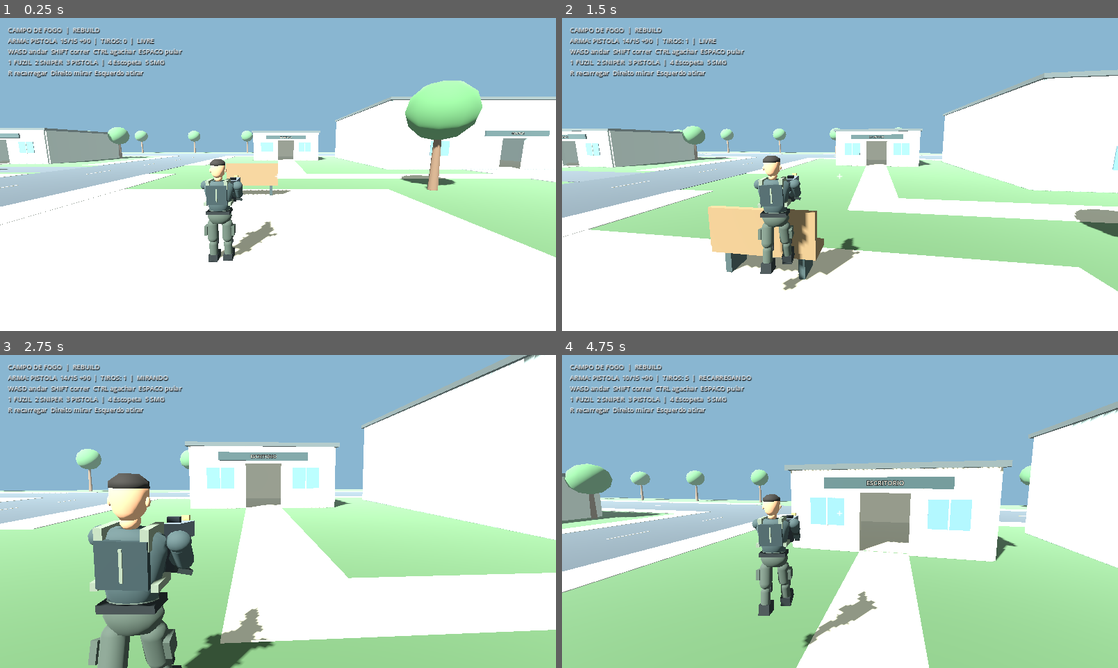
Above: before the commit, frames 1-4 (two rows, left to right).
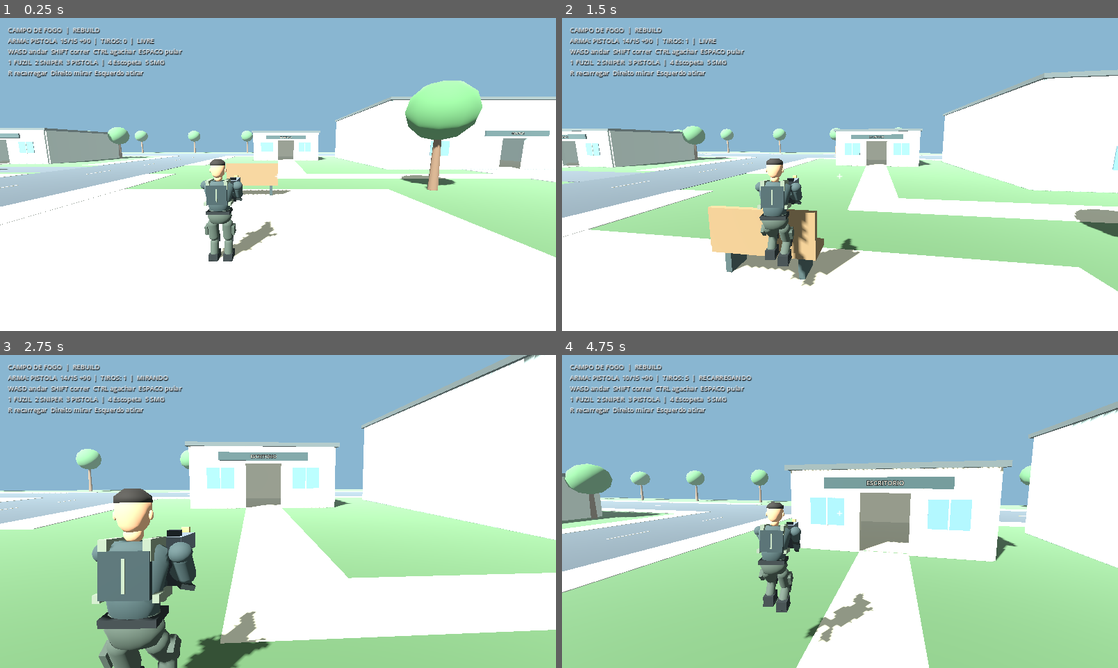
Above: after the commit, the same moments.

Repository: jaime66fla-crypto/gameteste
Game: Godot game, scene res://scenes/main.tscn
Two runs of this game, one before a commit and one after it. Both use one fixed random seed, a clock stepped at 60 frames per second and the inputs below.
Inputs (mouse positions are in pixels of both pictures, inside the frame that each line leads up to):
- Up to frame 1 (0.25 s): no input
- Up to frame 2 (1.5 s): tap Enter at 0.5 s; move the mouse to (867, 174) at 0.52 s; hold Right mouse button (aim) 0.53-1.28 s; hold W (move_forward) from 0.53 s (still down); click (867, 174) at 0.67 s; tap Space (jump) at 0.77, 1.07 s; tap Ctrl (crouch) at 0.8, 1.35 s; move the mouse to (812, 174) at 1.27 s
- Up to frame 3 (2.75 s): keep holding W (move_forward); tap Space (jump) at 1.52, 1.82 s; right-click (250, 511) at 1.55 s; move the mouse to (289, 505) at 2.02 s; hold Right mouse button (aim) from 2.03 s (still down); tap Ctrl (crouch) at 2.3 s
- Up to frame 4 (4.75 s): keep holding W (move_forward); move the mouse to (834, 517) at 2.77 s; release Right mouse button (aim) at 2.78 s; tap Ctrl (crouch) at 2.85, 3.8 s; click (834, 517) at 2.92 s; tap Space (jump) at 3.02, 3.32, 3.77, 4.07, 4.52 s; right-click (834, 517) at 3.05 s; move the mouse to (878, 514) at 3.52 s; press the mouse at (878, 514) at 3.53 s; tap R (reload) at 4.15 s; move the mouse to (795, 508) at 4.27 s; release the mouse at (795, 508) at 4.28 s; tap Shift (sprint) at 4.35 s; right-click (795, 508) at 4.55 s

The runs differ from the first frame. In frame 1, 0.2% of the frame differs, in the area x 36-46%, y 45-78%; in frame 2, 1.7%; in frame 3, 6.9%, in the area x 15-50%, y 37-100%; in frame 4, 2.1%.

Commit message:
fix(godot): ground crouching feet and articulate velocity-driven locomotion

Diff:
--- a/godot/scripts/avatar/avatar_controller.gd
+++ b/godot/scripts/avatar/avatar_controller.gd
@@ -10,6 +10,8 @@
 var right_arm: Node3D
 var head: Node3D
 var locomotion_time := 0.0
+var pose_time := 0.0
+var locomotion_direction := Vector3.FORWARD
 var smoothed_move := 0.0
 var long_weapon := false
 var right_grip := Vector3(0, -0.15, -0.08)
@@ -172,10 +174,18 @@
     hips.add_child(pivot)
     _capsule(pivot, "Thigh", 0.108, 0.48, Vector3(0, -0.22, 0), pants)
     _box(pivot, "CargoPocket", Vector3(0.055, 0.18, 0.15), Vector3(-0.12 if x < 0 else 0.12, -0.20, 0.015), pants)
-    _box(pivot, "KneePad", Vector3(0.16, 0.16, 0.055), Vector3(0, -0.45, -0.085), boots)
-    _capsule(pivot, "Shin", 0.085, 0.43, Vector3(0, -0.63, 0), pants)
-    _box(pivot, "Boot", Vector3(0.18, 0.17, 0.29), Vector3(0, -0.79, -0.055), boots)
-    _box(pivot, "BootSole", Vector3(0.19, 0.035, 0.30), Vector3(0, -0.865, -0.055), boots)
+    var knee := Node3D.new()
+    knee.name = "Knee"
+    knee.position.y = -0.43
+    pivot.add_child(knee)
+    _capsule(knee, "Shin", 0.085, 0.37, Vector3(0, -0.185, 0), pants)
+    _box(knee, "KneePad", Vector3(0.16, 0.16, 0.055), Vector3(0, 0, -0.085), boots)
+    var ankle := Node3D.new()
+    ankle.name = "Ankle"
+    ankle.position.y = -0.37
+    knee.add_child(ankle)
+    _box(ankle, "Boot", Vector3(0.18, 0.17, 0.29), Vector3(0, 0, -0.055), boots)
+    _box(ankle, "BootSole", Vector3(0.19, 0.035, 0.30), Vector3(0, -0.075, -0.055), boots)
     return pivot
 
 func _build_arm(part_name: String, x: float, cloth: Material, skin: Material) -> Node3D:
@@ -202,15 +212,52 @@
     _sphere(hand, "Thumb", 0.021, Vector3(-0.043 if x > 0 else 0.043, 0.008, -0.025), skin, Vector3(0.8, 1.35, 0.9))
     return pivot
 
-func animate(delta: float, move_amount: float, running: bool, crouched: bool, aiming: bool, airborne: bool, reloading: bool) -> void:
-    var blend := minf(1.0, delta * 10.0)
+func animate(delta: float, move_amount: float, running: bool, crouched: bool, aiming: bool, airborne: bool, reloading: bool, movement_direction: Vector2 = Vector2(0, -1), planar_velocity: Vector3 = Vector3.ZERO) -> void:
+    var blend := 1.0 - exp(-delta * 10.0)
+    pose_time += delta
     smoothed_move = lerpf(smoothed_move, clampf(move_amount, 0.0, 1.0), blend)
+    var local_speed := Vector2(planar_velocity.x, planar_velocity.z).length()
+    var fast_gait := not crouched and (running or local_speed > 4.0)
+    var desired_direction := Vector3(planar_velocity.x, 0, planar_velocity.z) if local_speed > 0.001 else Vector3(movement_direction.x, 0, movement_direction.y)
+    if desired_direction.length_squared() > 0.001:
+        locomotion_direction = locomotion_direction.lerp(desired_direction.normalized(), blend).normalized()
+    var direction := locomotion_direction
+    var step_length := (0.42 if fast_gait else (0.29 if crouched else 0.28)) * smoothed_move
+    if absf(direction.x) > 0.001:
+        step_length = minf(step_length, 0.12 / absf(direction.x))
+    var stance_fraction := 0.30 if fast_gait else 0.50
     if smoothed_move > 0.06 and not airborne:
-        locomotion_time += delta * (12.0 if running else (5.4 if crouched else 7.9))
+        if local_speed > 0.001:
+            # During stance, foot travel cancels actual body displacement.
+            locomotion_time += TAU * local_speed * stance_fraction / maxf(2.0 * step_length, 0.10) * delta
+        else:
+            locomotion_time += delta * (12.0 if running else (6.0 if crouched else 9.0))
     var stride := sin(locomotion_time) * smoothed_move
-    var amplitude := 0.51 if running else (0.24 if crouched else 0.36)
-    left_leg.rotation.x = lerpf(left_leg.rotation.x, stride * amplitude if not airborne else -0.19, blend)
-    right_leg.rotation.x = lerpf(right_leg.rotation.x, -stride * amplitude if not airborne else 0.24, blend)
+    var moving_drop := (0.12 if fast_gait else (0.045 if crouched else 0.06)) * smoothed_move
+    var bob := cos(locomotion_time * 2.0) * (0.012 if fast_gait else 0.006) * smoothed_move
+    hips.position.y = lerpf(hips.position.y, (0.70 if crouched else 0.96) - moving_drop + bob, blend)
+    hips.position.z = lerpf(hips.position.z, 0.10 if crouched else 0.0, blend)
+    hips.position.x = lerpf(hips.position.x, stride * 0.012, blend)
+    hips.rotation.y = lerpf(hips.rotation.y, stride * 0.025, blend)
+    torso.position.y = 0.18 + sin(pose_time * 2.1) * 0.003
+    torso.rotation.y = lerpf(torso.rotation.y, -stride * 0.035, blend)
+    for entry in [[left_leg, 0.0], [right_leg, PI]]:
+        var leg: Node3D = entry[0]
+        var phase := fposmod(locomotion_time / TAU + float(entry[1]) / TAU, 1.0)
+        var swing := 0.0
+        var travel_position := 0.0
+        if phase < stance_fraction:
+            travel_position = lerpf(-step_length, step_length, phase / stance_fraction)
+        else:
+            var progress := (phase - stance_fraction) / (1.0 - stance_fraction)
+            travel_position = lerpf(step_length, -step_length, smoothstep(0.0, 1.0, progress))
+            swing = sin(progress * PI) * smoothed_move
+        var foot_target := Vector3(leg.position.x, 0.095, 0)
+        foot_target -= direction * travel_position
+        foot_target.y += swing * (0.18 if fast_gait else (0.075 if crouched else 0.12))
+        if airborne:
+            foot_target = Vector3(leg.position.x, hips.position.y - 0.68, -0.10 if leg == left_leg else 0.10)
+        _solve_leg(leg, foot_target)
     if reloading:
         left_arm.quaternion = left_arm.quaternion.slerp(Quaternion.from_euler(Vector3(0.54, 0, 0.28)), blend)
         right_arm.quaternion = right_arm.quaternion.slerp(Quaternion.from_euler(Vector3(0.99, 0, -0.09)), blend)
@@ -219,16 +266,34 @@
         left_elbow.quaternion = left_elbow.quaternion.slerp(Quaternion.from_euler(Vector3(-0.18, 0, 0)), blend)
         right_elbow.quaternion = right_elbow.quaternion.slerp(Quaternion.from_euler(Vector3(-0.12, 0, 0)), blend)
     torso.rotation.z = lerpf(torso.rotation.z, 0.035 * stride, blend)
-    torso.rotation.x = lerpf(torso.rotation.x, 0.08 if running else (0.045 if aiming else 0.0), blend)
-    hips.position.y = lerpf(hips.position.y, 0.70 if crouched else 0.96, blend)
-    head.rotation.x = lerpf(head.rotation.x, -0.06 if aiming else 0.0, blend)
+    torso.rotation.x = lerpf(torso.rotation.x, -0.18 if crouched else (-0.12 if fast_gait else (-0.035 if aiming else 0.0)), blend)
+    head.rotation.x = lerpf(head.rotation.x, 0.10 if crouched else (0.04 if fast_gait else (-0.03 if aiming else 0.0)), blend)
     var hold_height := (1.54 if aiming else 1.50) if long_weapon else (1.48 if aiming else 1.44)
-    weapon_mount.position.y = lerpf(weapon_mount.position.y, hold_height - (0.26 if crouched else 0.0), blend)
+    weapon_mount.position.y = lerpf(weapon_mount.position.y, hold_height - (0.96 - hips.position.y), blend)
     weapon_mount.rotation.x = lerpf(weapon_mount.rotation.x, -0.08 if aiming else 0.0, blend)
     # Solve after torso, crouch and mount changes so the hands follow the gun.
     if not reloading:
         _align_hand(right_arm, right_grip, 1.0, blend)
         _align_hand(left_arm, left_grip, -1.0, blend)
+
+func _solve_leg(leg: Node3D, foot_target: Vector3) -> void:
+    var knee := leg.get_node("Knee") as Node3D
+    var ankle := knee.get_node("Ankle") as Node3D
+    var target := hips.to_local(to_global(foot_target))
+    var offset := target - leg.position
+    var upper_length := knee.position.length()
+    var lower_length := ankle.position.length()
+    var distance := clampf(offset.length(), 0.001, upper_length + lower_length - 0.001)
+    var direction := offset.normalized()
+    var pole := hips.basis.inverse() * Vector3.FORWARD
+    var bend := (pole - direction * pole.dot(direction)).normalized()
+    var along := (upper_length * upper_length - lower_length * lower_length + distance * distance) / (2.0 * distance)
+    var outward := sqrt(maxf(0.0, upper_length * upper_length - along * along))
+    leg.quaternion = Quaternion(Vector3.DOWN, (direction * along + bend * outward).normalized())
+    var shin_direction := (leg.to_local(to_global(foot_target)) - knee.position).normalized()
+    knee.quaternion = Quaternion(Vector3.DOWN, shin_direction)
+    # Feet remain flat; lowering the pelvis bends the joints instead of burying boots.
+    ankle.quaternion = (hips.quaternion * leg.quaternion * knee.quaternion).inverse()
 
 func _align_hand(shoulder: Node3D, grip: Vector3, side: float, blend: float) -> void:
     var elbow := shoulder.get_node("Elbow") as Node3D
--- a/godot/scripts/player.gd
+++ b/godot/scripts/player.gd
@@ -248,7 +248,7 @@
     var spring: SpringArm3D = camera.get_parent()
     spring.spring_length = lerpf(spring.spring_length, 2.15 if aiming else cam_distance, minf(1,delta * 9))
     arm_pivot.position.y = lerpf(arm_pivot.position.y, height * 0.59 if crouching else height * 0.86, minf(1,delta * 10))
-    var crouch_offset := -0.13 if humanoid_avatar != null else -0.36
+    var crouch_offset := 0.0 if humanoid_avatar != null else -0.36
     avatar.position.y = lerpf(avatar.position.y, crouch_offset if crouching else 0.0, minf(1,delta * 10))
     var input_vec := Input.get_vector("move_left","move_right","move_forward","move_back")
     var movement := Vector3(input_vec.x,0,input_vec.y).rotated(Vector3.UP,yaw)
@@ -262,7 +262,9 @@
     else:
         velocity.y = -0.1
     move_and_slide()
-    _animate_avatar(delta, input_vec.length(), is_on_floor())
+    var actual_velocity := get_real_velocity()
+    var actual_move := clampf(Vector2(actual_velocity.x, actual_velocity.z).length() / maxf(current_speed, 0.01), 0.0, 1.0)
+    _animate_avatar(delta, actual_move, is_on_floor())
     fire_delay = maxf(0, fire_delay - delta)
     gun_flash.light_energy = move_toward(gun_flash.light_energy, 0.0, delta * 55.0)
     muzzle_flare.visible = gun_flash.light_energy > 0.05
@@ -367,7 +369,7 @@
 func _animate_avatar(delta: float, input_amount: float, grounded: bool) -> void:
     if humanoid_avatar != null:
         var running := Input.is_action_pressed("sprint") and not aiming and not crouching
-        humanoid_avatar.call("animate", delta, input_amount, running, crouching, aiming, not grounded, reloading)
+        humanoid_avatar.call("animate", delta, input_amount, running, crouching, aiming, not grounded, reloading, Input.get_vector("move_left", "move_right", "move_forward", "move_back"), humanoid_avatar.global_basis.inverse() * get_real_velocity())
         return
     if jaime_model != null and jaime_animation != null:
         var moving := input_amount > 0.1 and grounded
--- /dev/null
+++ b/godot/tests/crouch_motion.gd
@@ -0,0 +1,69 @@
+extends SceneTree
+var failures: Array[String] = []
+
+func _initialize() -> void:
+    call_deferred("_run")
+
+func _foot_bottoms(node: Node, player: Node3D, bottoms: Array[float]) -> void:
+    if node is MeshInstance3D and String(node.name).begins_with("Boot"):
+        var bounds: AABB = node.mesh.get_aabb()
+        for corner in range(8):
+            var point: Vector3 = player.to_local(node.to_global(bounds.get_endpoint(corner)))
+            bottoms.append(point.y)
+    for child in node.get_children():
+        _foot_bottoms(child, player, bottoms)
+
+func _run() -> void:
+    var scene = load("res://scenes/main.tscn").instantiate()
+    root.add_child(scene)
+    current_scene = scene
+    var player: Node3D = scene.get_node("Jaime")
+    var avatar: Node3D = player.get("humanoid_avatar")
+    var head: Node3D = avatar.get("head")
+    for frame in range(45):
+        await physics_frame
+        await process_frame
+    var standing_height := player.to_local(head.global_position).y
+    var worst_penetration := 0.0
+    var worst_ground_gap := 0.0
+    var crouched_height := standing_height
+    for state in ["crouch", "crouch_walk", "stand"]:
+        if state == "stand":
+            Input.action_release("crouch")
+            Input.action_release("move_forward")
+        else:
+            Input.action_press("crouch")
+            if state == "crouch_walk":
+                Input.action_press("move_forward")
+        for frame in range(75):
+            await physics_frame
+            await process_frame
+            var bottoms: Array[float] = []
+            _foot_bottoms(avatar, player, bottoms)
+            if bottoms.is_empty():
+                failures.append("No visible boots to evaluate")
+                break
+            worst_penetration = minf(worst_penetration, bottoms.min())
+            worst_ground_gap = maxf(worst_ground_gap, bottoms.min())
+        if state == "crouch":
+            crouched_height = player.to_local(head.global_position).y
+            var leg: Node3D = avatar.get("left_leg")
+            var knee := leg.get_node_or_null("Knee") as Node3D
+            if knee == null or absf(knee.rotation.x) < 0.45:
+                failures.append("Crouch must bend the knees")
+    if worst_penetration < -0.02:
+        failures.append("Boots sink below floor: %.3fm" % worst_penetration)
+    if worst_ground_gap > 0.035:
+        failures.append("Both feet lose floor contact: %.3fm" % worst_ground_gap)
+    if standing_height - crouched_height < 0.16:
+        failures.append("Crouch must lower the torso while feet remain grounded")
+    if absf(player.to_local(head.global_position).y - standing_height) > 0.025:
+        failures.append("Standing height must recover after crouching")
+    Input.action_release("crouch")
+    Input.action_release("move_forward")
+    scene.queue_free()
+    await process_frame
+    for failure in failures:
+        printerr(failure)
+    print("CROUCH MOTION: ", "PASS" if failures.is_empty() else "FAIL")
+    quit(0 if failures.is_empty() else 1)
--- /dev/null
+++ b/godot/tests/gait_contact.gd
@@ -0,0 +1,42 @@
+extends SceneTree
+func _initialize() -> void:
+    call_deferred("_run")
+func _run() -> void:
+    var scene = load("res://scenes/main.tscn").instantiate()
+    root.add_child(scene)
+    current_scene = scene
+    var player: Node3D = scene.get_node("Jaime")
+    player.position = Vector3(0, 0.1, 10)
+    var avatar: Node3D = player.get("humanoid_avatar")
+    for frame in range(30):
+        await physics_frame
+        await process_frame
+    Input.action_press("move_forward")
+    for frame in range(50):
+        await physics_frame
+        await process_frame
+    var previous := [Vector3.ZERO, Vector3.ZERO]
+    var contacts := [0, 0]
+    var samples := 0
+    var worst_drift := 0.0
+    for frame in range(120):
+        await physics_frame
+        await process_frame
+        for index in range(2):
+            var leg: Node3D = avatar.get("left_leg" if index == 0 else "right_leg")
+            var ankle: Node3D = leg.get_node("Knee/Ankle")
+            var foot := ankle.global_position
+            var local_foot := player.to_local(foot)
+            var planted := absf(local_foot.y - 0.095 * avatar.scale.y) < 0.002
+            contacts[index] = contacts[index] + 1 if planted else 0
+            if contacts[index] > 2 and absf(foot.y - previous[index].y) < 0.00001:
+                var drift := Vector2(foot.x - previous[index].x, foot.z - previous[index].z).length()
+                worst_drift = maxf(worst_drift, drift)
+                samples += 1
+            previous[index] = foot
+    Input.action_release("move_forward")
+    scene.queue_free()
+    await process_frame
+    var passed := samples >= 8 and worst_drift < 0.015
+    print("GAIT CONTACT: ", "PASS" if passed else "FAIL", " samples=", samples, " worst planted-foot drift=", worst_drift)
+    quit(0 if passed else 1)
Not shown, changed: godot/AVATAR-REBUILD.md
